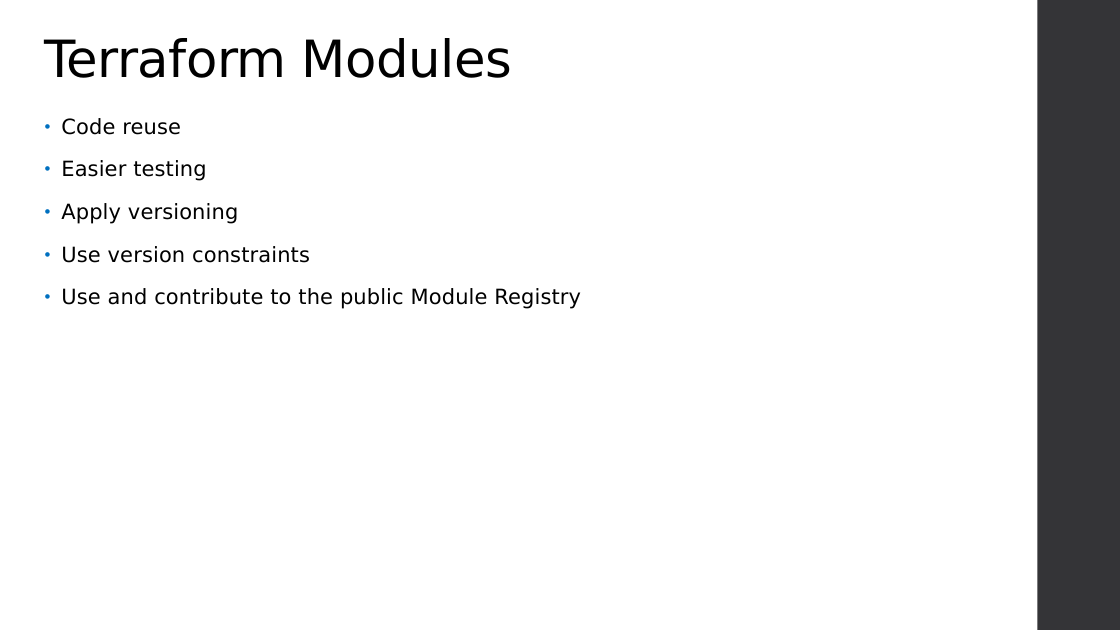
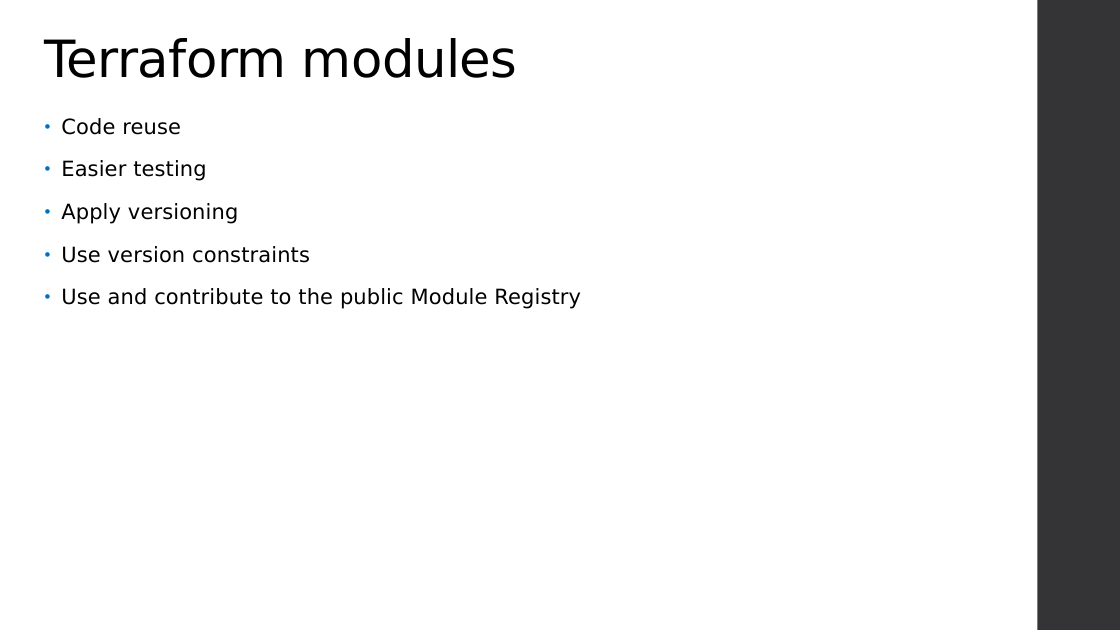
Before and after one commit to varadinov/DevSecOps, a slide deck: slide 6 of 07_infrastructure_as_code/terraform.pptx (slide 7 before the commit). Drawn at 1120x630 pixels with LibreOffice and Linux fonts; fonts in the diff are those of the drawing; background and template pictures are left out. Boxes give left, top, right and bottom in pixels: in the first picture for what was removed or moved away, otherwise in the second. Text is boxed around its words. In the diff, an @@ line names an element or a change of style, - is before the commit and + after.

Commit message:
Update terraform example

```diff
--- a/07_infrastructure_as_code/terraform.pptx
+++ b/07_infrastructure_as_code/terraform.pptx
@@ title at (45, 38, 518, 78): text changed @@
-Terraform Modules
+Terraform modules
```
Also in this commit, not shown: 2 slides added, 4 other files.
